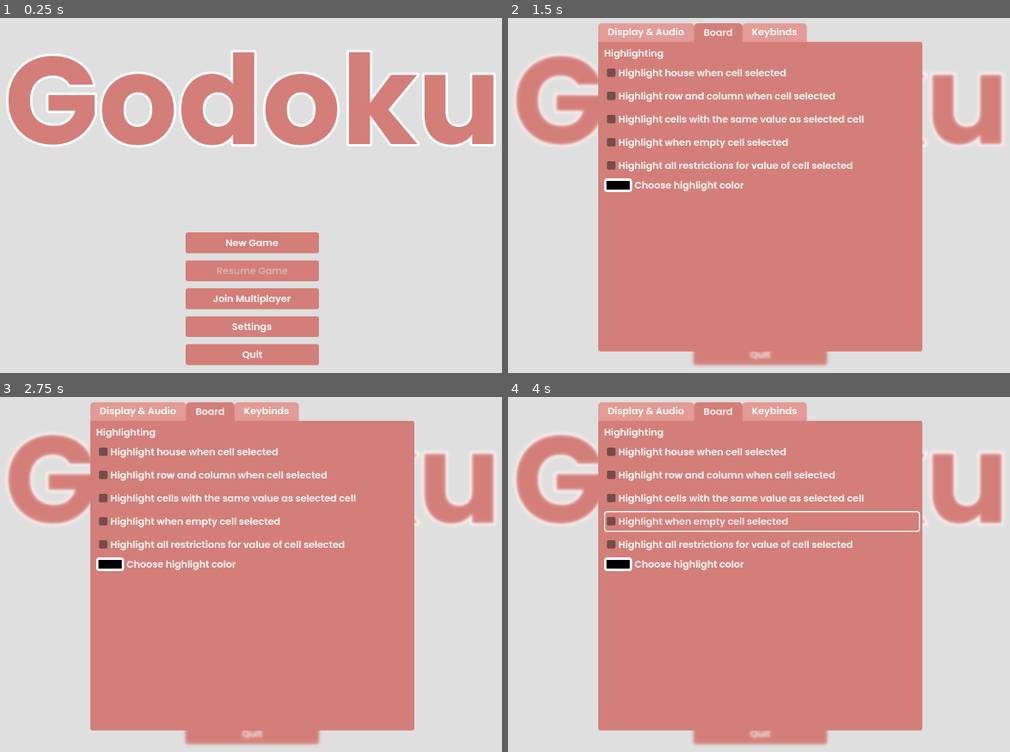
Above: before the commit, frames 1-4 (two rows, left to right).
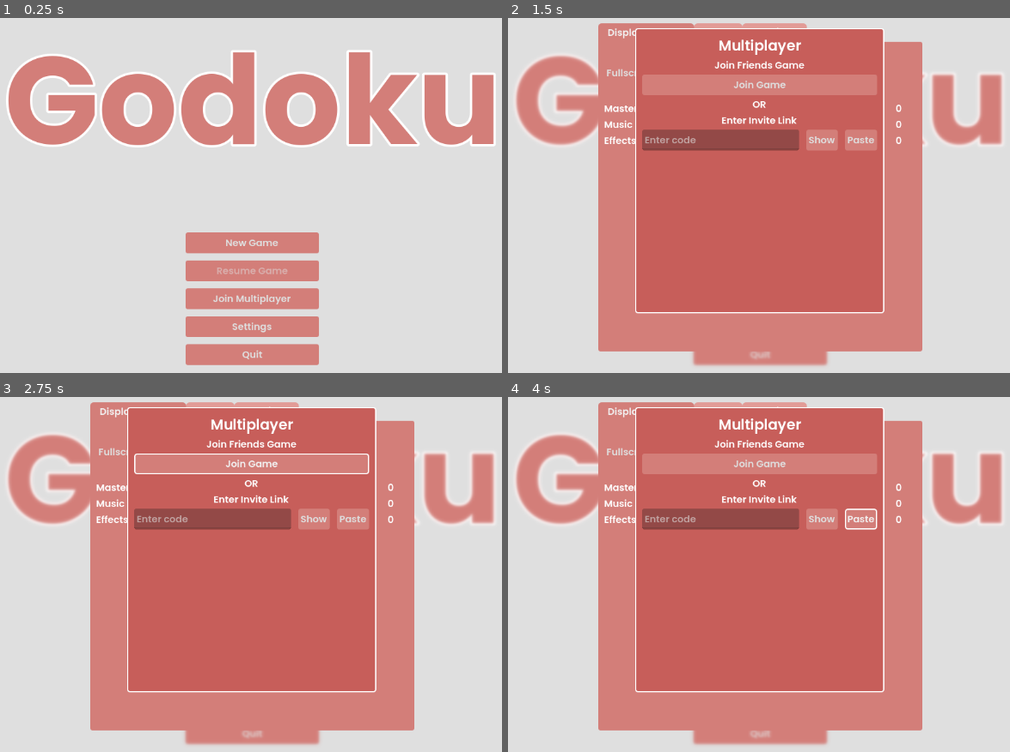
Above: after the commit, the same moments.

Repository: henbotb/Sudoku
Game: Godot game, scene res://Refactor/start_menu.tscn
Same seed, same stepped clock (60 frames per second), same inputs: the game is played once before the commit and once after it.
Inputs (mouse positions are in pixels of both pictures, inside the frame that each line leads up to):
- Up to frame 1 (0.25 s): no input
- Up to frame 2 (1.5 s): click "Join Multiplayer" at 0.5 s; click "Settings" at 1.25 s
- Up to frame 3 (2.75 s): click (251, 464) at 2 s, where only the run after the commit has a clickable "Join Game"
- Up to frame 4 (4 s): click (824, 517) at 2.75 s, where only the run after the commit has a clickable "Show"; click (859, 517) at 3.5 s, where only the run after the commit has a clickable "Paste"

The runs differ from the first frame. In frame 1, 0.2% of the frame differs, in the area x 42-58%, y 62-97%; in frame 2, 38%; in frame 3, 38%; in frame 4, 38%, in the area x 17-83%, y 1-84%.

Commit message:
Fleshed out GUI completely, adding pause menu and gui framework for multiplayer. Briefly expanded on board data & board display

Diff:
--- /dev/null
+++ b/Refactor/pause_menu.gd
@@ -0,0 +1,54 @@
+extends Control
+
+# TODO: saving system for game current state, probably managed NOT here
+@onready var confirm_quit_panel: Panel = $ConfirmQuitPanel
+@onready var settings: Control = $Settings
+@onready var multiplayer_panel: Panel = $MultiplayerPanel
+@onready var code_line_edit: LineEdit = $MultiplayerPanel/MarginContainer/VBoxContainer2/VBoxContainer3/HBoxContainer/CodeLineEdit
+
+func copy_code():
+	# TODO: generate code when copy code is clicked or something?
+	# not sure when the best place to actually do this is
+	# maybe it makes sense to have another button for generating the code in the first place
+	DisplayServer.clipboard_set(code_line_edit.text)
+
+func toggle_code_displayed():
+	code_line_edit.secret = not code_line_edit.secret
+
+func display_pause_menu(on: bool):
+	visible = on
+
+func display_confirm_quit(on: bool):
+	confirm_quit_panel.visible = on
+
+func display_multiplayer(on: bool):
+	multiplayer_panel.visible = on
+
+func confirm_quit():
+	# TODO: some save function of some kind
+	get_tree().change_scene_to_file("res://Refactor/start_menu.tscn")
+
+func _input(event: InputEvent):
+	if event.is_action_pressed(&"settings"):
+		print("checkpoint 1")
+
+		if not visible:
+			print("caught by not visible -> visible")
+			display_pause_menu(true)
+			return
+
+		if confirm_quit_panel.visible or multiplayer_panel.visible:
+			print("caught by not sub_panels visible -> sub_panels not visible")
+			display_confirm_quit(false)
+			display_multiplayer(false)
+			# settings handles itself, including in the if criteria so it doesn't close pause menu buttons
+			# TODO: fix bug with closing out of settings closing all "windows"
+			return
+
+		print("checkpoint 3")
+		if visible:
+			print("caught by visible -> not visible")
+			display_pause_menu(false)
+			return
+
+		print("checkpoint 4")
--- /dev/null
+++ b/Refactor/pause_menu.tscn
@@ -0,0 +1,219 @@
+[gd_scene format=3 uid="uid://dhyaupkgxqpy0"]
+
+[ext_resource type="Theme" uid="uid://dqqaua4my3ejj" path="res://Themes/default.tres" id="1_yjef2"]
+[ext_resource type="Script" uid="uid://byuhxqm778err" path="res://Refactor/pause_menu.gd" id="2_xyptv"]
+[ext_resource type="Shader" uid="uid://8rmrr6mh67ra" path="res://Shaders/Blur.gdshader" id="3_uv1he"]
+[ext_resource type="PackedScene" uid="uid://blmnss33r7uw2" path="res://Refactor/settings_menu.tscn" id="4_nrm23"]
+
+[sub_resource type="ShaderMaterial" id="ShaderMaterial_ddtuy"]
+shader = ExtResource("3_uv1he")
+shader_parameter/blur_amount = 1.5
+
+[node name="PauseMenu" type="Control" unique_id=2128226187]
+visible = false
+layout_mode = 3
+anchors_preset = 15
+anchor_right = 1.0
+anchor_bottom = 1.0
+grow_horizontal = 2
+grow_vertical = 2
+theme = ExtResource("1_yjef2")
+script = ExtResource("2_xyptv")
+
+[node name="BlurRect" type="ColorRect" parent="." unique_id=1067766824]
+material = SubResource("ShaderMaterial_ddtuy")
+layout_mode = 1
+anchors_preset = 15
+anchor_right = 1.0
+anchor_bottom = 1.0
+grow_horizontal = 2
+grow_vertical = 2
+
+[node name="PauseButtons" type="VBoxContainer" parent="." unique_id=1696721140]
+layout_mode = 1
+anchors_preset = 7
+anchor_left = 0.5
+anchor_top = 1.0
+anchor_right = 0.5
+anchor_bottom = 1.0
+offset_left = -160.0
+offset_top = -248.0
+offset_right = 160.0
+offset_bottom = -35.0
+grow_horizontal = 2
+grow_vertical = 0
+theme_override_constants/separation = 18
+alignment = 2
+
+[node name="ResumeButton" type="Button" parent="PauseButtons" unique_id=1666208256]
+layout_mode = 2
+size_flags_vertical = 8
+text = "Resume Game"
+
+[node name="SettingsButton" type="Button" parent="PauseButtons" unique_id=1336396107]
+layout_mode = 2
+size_flags_vertical = 8
+text = "Settings"
+
+[node name="HostButton" type="Button" parent="PauseButtons" unique_id=1007588304]
+layout_mode = 2
+text = "Host Online"
+
+[node name="QuitToMenuButton" type="Button" parent="PauseButtons" unique_id=425723410]
+layout_mode = 2
+size_flags_vertical = 8
+text = "Quit to Menu"
+
+[node name="Settings" parent="." unique_id=1967479882 instance=ExtResource("4_nrm23")]
+visible = false
+layout_mode = 1
+
+[node name="ConfirmQuitPanel" type="Panel" parent="." unique_id=173520108]
+visible = false
+layout_mode = 1
+anchors_preset = 7
+anchor_left = 0.5
+anchor_top = 1.0
+anchor_right = 0.5
+anchor_bottom = 1.0
+offset_left = -240.0
+offset_top = -449.0
+offset_right = 240.0
+offset_bottom = -112.0
+grow_horizontal = 2
+grow_vertical = 0
+
+[node name="MarginContainer" type="MarginContainer" parent="ConfirmQuitPanel" unique_id=1166696854]
+layout_mode = 1
+anchors_preset = -1
+anchor_left = 0.05
+anchor_top = 0.080000006
+anchor_right = 0.95000005
+anchor_bottom = 0.929
+offset_left = 32.0
+offset_top = 80.040016
+offset_right = -32.00003
+offset_bottom = -83.07301
+grow_horizontal = 2
+grow_vertical = 2
+theme_override_constants/margin_left = 8
+theme_override_constants/margin_top = 4
+theme_override_constants/margin_right = 8
+theme_override_constants/margin_bottom = 4
+
+[node name="VBoxContainer" type="VBoxContainer" parent="ConfirmQuitPanel/MarginContainer" unique_id=1651889672]
+layout_mode = 2
+theme_override_constants/separation = 16
+
+[node name="Label" type="Label" parent="ConfirmQuitPanel/MarginContainer/VBoxContainer" unique_id=1464842471]
+layout_mode = 2
+size_flags_horizontal = 4
+text = "Are you sure you want to quit?"
+
+[node name="Label2" type="Label" parent="ConfirmQuitPanel/MarginContainer/VBoxContainer" unique_id=2037692905]
+layout_mode = 2
+size_flags_horizontal = 4
+theme_override_font_sizes/font_size = 14
+text = "Your progress will be saved"
+
+[node name="HBoxContainer" type="HBoxContainer" parent="ConfirmQuitPanel/MarginContainer/VBoxContainer" unique_id=1058927926]
+layout_mode = 2
+theme_override_constants/separation = 12
+
+[node name="ConfirmQuitButton" type="Button" parent="ConfirmQuitPanel/MarginContainer/VBoxContainer/HBoxContainer" unique_id=419355152]
+layout_mode = 2
+size_flags_horizontal = 3
+text = "Quit"
+
+[node name="RejectQuitButton" type="Button" parent="ConfirmQuitPanel/MarginContainer/VBoxContainer/HBoxContainer" unique_id=1851723183]
+layout_mode = 2
+size_flags_horizontal = 3
+text = "Return to Game"
+
+[node name="MultiplayerPanel" type="Panel" parent="." unique_id=1970636904]
+visible = false
+layout_mode = 1
+anchors_preset = 15
+anchor_right = 1.0
+anchor_bottom = 1.0
+offset_left = 366.0
+offset_top = 56.0
+offset_right = -368.0
+offset_bottom = -112.0
+
+[node name="MarginContainer" type="MarginContainer" parent="MultiplayerPanel" unique_id=79351108]
+layout_mode = 1
+anchors_preset = 15
+anchor_right = 1.0
+anchor_bottom = 1.0
+grow_horizontal = 2
+grow_vertical = 2
+theme_override_constants/margin_left = 12
+theme_override_constants/margin_top = 12
+theme_override_constants/margin_right = 12
+theme_override_constants/margin_bottom = 12
+
+[node name="VBoxContainer2" type="VBoxContainer" parent="MultiplayerPanel/MarginContainer" unique_id=20191971]
+layout_mode = 2
+
+[node name="Label" type="Label" parent="MultiplayerPanel/MarginContainer/VBoxContainer2" unique_id=2146922596]
+layout_mode = 2
+size_flags_horizontal = 4
+size_flags_vertical = 0
+theme_override_font_sizes/font_size = 24
+text = "Multiplayer"
+
+[node name="VBoxContainer2" type="VBoxContainer" parent="MultiplayerPanel/MarginContainer/VBoxContainer2" unique_id=578529120]
+layout_mode = 2
+
+[node name="Label" type="Label" parent="MultiplayerPanel/MarginContainer/VBoxContainer2/VBoxContainer2" unique_id=906534737]
+layout_mode = 2
+size_flags_horizontal = 4
+text = "Invite friends to game"
+
+[node name="InviteFriendsButton" type="Button" parent="MultiplayerPanel/MarginContainer/VBoxContainer2/VBoxContainer2" unique_id=1293202604]
+layout_mode = 2
+text = "Invite Friends"
+
+[node name="Label2" type="Label" parent="MultiplayerPanel/MarginContainer/VBoxContainer2" unique_id=868180520]
+layout_mode = 2
+size_flags_horizontal = 4
+text = "OR"
+
+[node name="VBoxContainer3" type="VBoxContainer" parent="MultiplayerPanel/MarginContainer/VBoxContainer2" unique_id=1400286792]
+layout_mode = 2
+size_flags_vertical = 3
+
+[node name="Label" type="Label" parent="MultiplayerPanel/MarginContainer/VBoxContainer2/VBoxContainer3" unique_id=1852620536]
+layout_mode = 2
+size_flags_horizontal = 4
+text = "Send invite link"
+
+[node name="HBoxContainer" type="HBoxContainer" parent="MultiplayerPanel/MarginContainer/VBoxContainer2/VBoxContainer3" unique_id=2131362289]
+layout_mode = 2
+theme_override_constants/separation = 12
+
+[node name="CodeLineEdit" type="LineEdit" parent="MultiplayerPanel/MarginContainer/VBoxContainer2/VBoxContainer3/HBoxContainer" unique_id=970642337]
+layout_mode = 2
+size_flags_horizontal = 3
+text = "kjashdfkjahsdkjfh"
+editable = false
+virtual_keyboard_enabled = false
+secret = true
+
+[node name="ShowCodeButton" type="Button" parent="MultiplayerPanel/MarginContainer/VBoxContainer2/VBoxContainer3/HBoxContainer" unique_id=1115003997]
+layout_mode = 2
+text = "Show"
+
+[node name="CopyCodeButton" type="Button" parent="MultiplayerPanel/MarginContainer/VBoxContainer2/VBoxContainer3/HBoxContainer" unique_id=1777422]
+layout_mode = 2
+text = "Copy"
+
+[connection signal="pressed" from="PauseButtons/ResumeButton" to="." method="display_pause_menu" binds= [false]]
+[connection signal="pressed" from="PauseButtons/SettingsButton" to="Settings" method="display_settings" binds= [true]]
+[connection signal="pressed" from="PauseButtons/HostButton" to="." method="display_multiplayer" binds= [true]]
+[connection signal="pressed" from="PauseButtons/QuitToMenuButton" to="." method="display_confirm_quit" binds= [true]]
+[connection signal="pressed" from="ConfirmQuitPanel/MarginContainer/VBoxContainer/HBoxContainer/ConfirmQuitButton" to="." method="confirm_quit"]
+[connection signal="pressed" from="ConfirmQuitPanel/MarginContainer/VBoxContainer/HBoxContainer/RejectQuitButton" to="." method="display_confirm_quit" binds= [false]]
+[connection signal="pressed" from="MultiplayerPanel/MarginContainer/VBoxContainer2/VBoxContainer3/HBoxContainer/ShowCodeButton" to="." method="toggle_code_displayed"]
+[connection signal="pressed" from="MultiplayerPanel/MarginContainer/VBoxContainer2/VBoxContainer3/HBoxContainer/CopyCodeButton" to="." method="copy_code"]
--- /dev/null
+++ b/Refactor/puzzle_view.gd
@@ -0,0 +1,5 @@
+extends Control
+
+@export var board: BoardResource
+
+var selected_cell: Cell
--- a/Refactor/puzzle_view.tscn
+++ b/Refactor/puzzle_view.tscn
@@ -1,4 +1,7 @@
 [gd_scene format=3 uid="uid://ceg2ys6ghalka"]
+
+[ext_resource type="Script" uid="uid://bgse4ifyidkof" path="res://Refactor/puzzle_view.gd" id="1_prdia"]
+[ext_resource type="PackedScene" uid="uid://dhyaupkgxqpy0" path="res://Refactor/pause_menu.tscn" id="2_py8bp"]
 
 [node name="PuzzleView" type="Control" unique_id=284140510]
 layout_mode = 3
@@ -8,6 +11,7 @@
 grow_horizontal = 2
 grow_vertical = 2
 size_flags_vertical = 3
+script = ExtResource("1_prdia")
 
 [node name="AspectRatioContainer" type="AspectRatioContainer" parent="." unique_id=1973043973]
 layout_mode = 1
@@ -28,3 +32,6 @@
 grow_horizontal = 2
 grow_vertical = 2
 color = Color(0.5689727, 0.56897277, 0.5689727, 1)
+
+[node name="PauseMenu" parent="." unique_id=2128226187 instance=ExtResource("2_py8bp")]
+layout_mode = 1
--- a/Refactor/settings_menu.gd
+++ b/Refactor/settings_menu.gd
@@ -33,8 +33,8 @@
 	color_picker.hex_visible = false
 	color_picker.presets_visible = false
 
-func toggle_settings() -> void:
-	visible = not visible
+func display_settings(on: bool) -> void:
+	visible = on
 
 func update_slider_percentage(value: float, slider_name: StringName) -> void:
 	match slider_name:
@@ -51,7 +51,12 @@
 	else:
 		DisplayServer.window_set_mode(DisplayServer.WINDOW_MODE_WINDOWED)
 
+# TODO: make more comprehensive "window order" settings,
+# maybe have a singleton that tracks the "outermost" control node, and on
+# &"escape", it reads from the singleton to close the outermost layer
+# and changes singletons reference to the outermost layer
+# maybe test this in a new project
 
 func _input(event):
-	if event.is_action_pressed(&"settings") and (GameState.in_game or visible):
-		toggle_settings()
+	if event.is_action_pressed(&"settings") and visible:
+		display_settings(false)
--- a/Refactor/settings_menu.tscn
+++ b/Refactor/settings_menu.tscn
@@ -18,6 +18,7 @@
 script = ExtResource("1_5a856")
 
 [node name="BlurRect" type="ColorRect" parent="." unique_id=1198721913]
+process_priority = 1
 material = SubResource("ShaderMaterial_6v562")
 layout_mode = 1
 anchors_preset = 15
@@ -38,13 +39,12 @@
 grow_horizontal = 2
 grow_vertical = 2
 theme = ExtResource("3_b4jr2")
-current_tab = 1
+current_tab = 0
 tab_0/title = "Display & Audio"
 tab_1/title = "Board"
 tab_2/title = "Keybinds"
 
 [node name="DisplayAndAudioTabBar" type="TabBar" parent="SettingTabContainer" unique_id=1422655182]
-visible = false
 layout_mode = 2
 metadata/_tab_index = 0
 metadata/_tab_name = "Display & Audio"
@@ -147,6 +147,7 @@
 text = "0"
 
 [node name="BoardTabBar" type="TabBar" parent="SettingTabContainer" unique_id=930520716]
+visible = false
 layout_mode = 2
 metadata/_tab_index = 1
 metadata/_tab_name = "Board"
--- a/Refactor/start_menu.gd
+++ b/Refactor/start_menu.gd
@@ -1,25 +1,35 @@
 extends Control
 
-# Called when the node enters the scene tree for the first time.
-func _ready() -> void:
-	pass # Replace with function body.
+@onready var code_line_edit: LineEdit = $MultiplayerPanel/MarginContainer/VBoxContainer2/VBoxContainer/HBoxContainer/CodeLineEdit
+@onready var multiplayer_panel: Panel = $MultiplayerPanel
 
 
-# Called every frame. 'delta' is the elapsed time since the previous frame.
-func _process(delta: float) -> void:
-	pass
+
 
 func _on_quit_button_pressed() -> void:
 	Settings.save()
 	get_tree().quit()
 
+func toggle_code_visibility():
+	code_line_edit.secret = not code_line_edit.secret
 
-func _on_multiplayer_button_pressed() -> void:
-	pass # Replace with function body.
+func paste_code():
+	code_line_edit.text = DisplayServer.clipboard_get()
+
+func toggle_multiplayer_visibility(on: bool):
+	multiplayer_panel.visible = on
+
 
 func _on_resume_game_button_pressed() -> void:
 	pass # Replace with function body.
 
 func _on_new_game_button_pressed() -> void:
 	GameState.in_game = true
+	# TODO: add more elaborate start menu
+	get_tree().change_scene_to_file("res://Refactor/puzzle_view.tscn")
 	pass # Replace with function body.
+
+# TODO: change all _input for _gui_input()
+func _input(event: InputEvent):
+	if event.is_action_pressed(&"settings"):
+		toggle_multiplayer_visibility(false)
--- a/Refactor/start_menu.tscn
+++ b/Refactor/start_menu.tscn
@@ -100,8 +100,90 @@
 visible = false
 layout_mode = 1
 
+[node name="MultiplayerPanel" type="Panel" parent="." unique_id=2048508655]
+visible = false
+layout_mode = 1
+anchors_preset = 15
+anchor_right = 1.0
+anchor_bottom = 1.0
+offset_left = 366.0
+offset_top = 56.0
+offset_right = -368.0
+offset_bottom = -112.0
+theme = ExtResource("1_x2faa")
+
+[node name="MarginContainer" type="MarginContainer" parent="MultiplayerPanel" unique_id=1361396481]
+layout_mode = 1
+anchors_preset = 15
+anchor_right = 1.0
+anchor_bottom = 1.0
+grow_horizontal = 2
+grow_vertical = 2
+theme_override_constants/margin_left = 12
+theme_override_constants/margin_top = 12
+theme_override_constants/margin_right = 12
+theme_override_constants/margin_bottom = 12
+
+[node name="VBoxContainer2" type="VBoxContainer" parent="MultiplayerPanel/MarginContainer" unique_id=2113324293]
+layout_mode = 2
+
+[node name="Label" type="Label" parent="MultiplayerPanel/MarginContainer/VBoxContainer2" unique_id=1117641286]
+layout_mode = 2
+size_flags_horizontal = 4
+size_flags_vertical = 0
+theme_override_font_sizes/font_size = 24
+text = "Multiplayer"
+
+[node name="VBoxContainer3" type="VBoxContainer" parent="MultiplayerPanel/MarginContainer/VBoxContainer2" unique_id=1020852091]
+layout_mode = 2
+
+[node name="Label" type="Label" parent="MultiplayerPanel/MarginContainer/VBoxContainer2/VBoxContainer3" unique_id=920017235]
+layout_mode = 2
+size_flags_horizontal = 4
+text = "Join Friends Game"
+
+[node name="JoinGameButton" type="Button" parent="MultiplayerPanel/MarginContainer/VBoxContainer2/VBoxContainer3" unique_id=2134534560]
+layout_mode = 2
+text = "Join Game"
+
+[node name="Label2" type="Label" parent="MultiplayerPanel/MarginContainer/VBoxContainer2" unique_id=2005000188]
+layout_mode = 2
+size_flags_horizontal = 4
+text = "OR"
+
+[node name="VBoxContainer" type="VBoxContainer" parent="MultiplayerPanel/MarginContainer/VBoxContainer2" unique_id=52990067]
+layout_mode = 2
+size_flags_vertical = 3
+
+[node name="Label" type="Label" parent="MultiplayerPanel/MarginContainer/VBoxContainer2/VBoxContainer" unique_id=985374712]
+layout_mode = 2
+size_flags_horizontal = 4
+text = "Enter Invite Link"
+
+[node name="HBoxContainer" type="HBoxContainer" parent="MultiplayerPanel/MarginContainer/VBoxContainer2/VBoxContainer" unique_id=1200864775]
+layout_mode = 2
+theme_override_constants/separation = 12
+
+[node name="CodeLineEdit" type="LineEdit" parent="MultiplayerPanel/MarginContainer/VBoxContainer2/VBoxContainer/HBoxContainer" unique_id=115565220]
+layout_mode = 2
+size_flags_horizontal = 3
+placeholder_text = "Enter code"
+editable = false
+virtual_keyboard_enabled = false
+secret = true
+
+[node name="ShowCodeButton" type="Button" parent="MultiplayerPanel/MarginContainer/VBoxContainer2/VBoxContainer/HBoxContainer" unique_id=1756327498]
+layout_mode = 2
+text = "Show"
+
+[node name="PasteCodeButton" type="Button" parent="MultiplayerPanel/MarginContainer/VBoxContainer2/VBoxContainer/HBoxContainer" unique_id=428317563]
+layout_mode = 2
+text = "Paste"
+
 [connection signal="pressed" from="VBoxContainer/NewGameButton" to="." method="_on_new_game_button_pressed"]
 [connection signal="pressed" from="VBoxContainer/ResumeGameButton" to="." method="_on_resume_game_button_pressed"]
-[connection signal="pressed" from="VBoxContainer/MultiplayerButton" to="." method="_on_multiplayer_button_pressed"]
-[connection signal="pressed" from="VBoxContainer/SettingsButton" to="Settings" method="toggle_settings"]
+[connection signal="pressed" from="VBoxContainer/MultiplayerButton" to="." method="toggle_multiplayer_visibility" binds= [true]]
+[connection signal="pressed" from="VBoxContainer/SettingsButton" to="Settings" method="display_settings" binds= [true]]
 [connection signal="pressed" from="VBoxContainer/QuitButton" to="." method="_on_quit_button_pressed"]
+[connection signal="pressed" from="MultiplayerPanel/MarginContainer/VBoxContainer2/VBoxContainer/HBoxContainer/ShowCodeButton" to="." method="toggle_code_visibility"]
+[connection signal="pressed" from="MultiplayerPanel/MarginContainer/VBoxContainer2/VBoxContainer/HBoxContainer/PasteCodeButton" to="." method="paste_code"]
--- a/Resources/board_resource.gd
+++ b/Resources/board_resource.gd
@@ -1,3 +1,4 @@
+class_name BoardResource
 extends Resource
 
 var BOARD_COLS: int
@@ -13,7 +14,7 @@
 var board_array: Array = []
 
 # unsure: string in format: #...# (1-9, a-whatever)
-var board_string: String = ""
+var board_string: String
 
 func _init(board_str: String = "") -> void:
 	board_string = board_str
--- a/Scripts/game_state.gd
+++ b/Scripts/game_state.gd
@@ -1,3 +1,5 @@
+# TODO: move to resource
+
 extends Node
 
 enum MarkingMode {
--- a/Scripts/texture_button.gd
+++ /dev/null
@@ -1,11 +0,0 @@
-extends TextureButton
-
-
-# Called when the node enters the scene tree for the first time.
-func _ready() -> void:
-	pass # Replace with function body.
-
-
-# Called every frame. 'delta' is the elapsed time since the previous frame.
-func _process(delta: float) -> void:
-	pass
--- a/Scripts/user_input.gd
+++ /dev/null
@@ -1,11 +0,0 @@
-extends Node
-
-
-# Called when the node enters the scene tree for the first time.
-func _ready() -> void:
-	pass # Replace with function body.
-
-
-# Called every frame. 'delta' is the elapsed time since the previous frame.
-func _process(delta: float) -> void:
-	pass
--- a/Themes/Default.tres
+++ b/Themes/Default.tres
@@ -22,6 +22,18 @@
 corner_radius_top_right = 8
 corner_radius_bottom_right = 8
 corner_radius_bottom_left = 8
+
+[sub_resource type="StyleBoxFlat" id="StyleBoxFlat_pxii0"]
+bg_color = Color(0.78039217, 0.36862746, 0.3529412, 1)
+border_width_left = 2
+border_width_top = 2
+border_width_right = 2
+border_width_bottom = 2
+border_color = Color(1, 1, 1, 1)
+corner_radius_top_left = 4
+corner_radius_top_right = 4
+corner_radius_bottom_right = 4
+corner_radius_bottom_left = 4
 
 [sub_resource type="StyleBoxFlat" id="StyleBoxFlat_npppp"]
 bg_color = Color(0.827451, 0.49411765, 0.4745098, 1)
@@ -58,12 +70,12 @@
 
 [resource]
 default_font = ExtResource("3_hpslu")
-Button/colors/font_color = Color(1, 1, 1, 1)
 Button/styles/disabled = ExtResource("2_npppp")
 Button/styles/hover = ExtResource("1_hpslu")
 Button/styles/normal = ExtResource("2_npppp")
 ColorPickerButton/styles/normal = SubResource("StyleBoxFlat_hpslu")
 HSlider/styles/grabber_area = SubResource("StyleBoxFlat_fd7dv")
+Panel/styles/panel = SubResource("StyleBoxFlat_pxii0")
 TabContainer/colors/font_unselected_color = Color(1, 1, 1, 1)
 TabContainer/constants/side_margin = 0
 TabContainer/styles/panel = SubResource("StyleBoxFlat_npppp")
Not shown, added: Refactor/pause_menu.gd.uid
Not shown, added: Refactor/puzzle_view.gd.uid
Not shown, removed: Scripts/texture_button.gd.uid
Not shown, removed: Scripts/user_input.gd.uid
